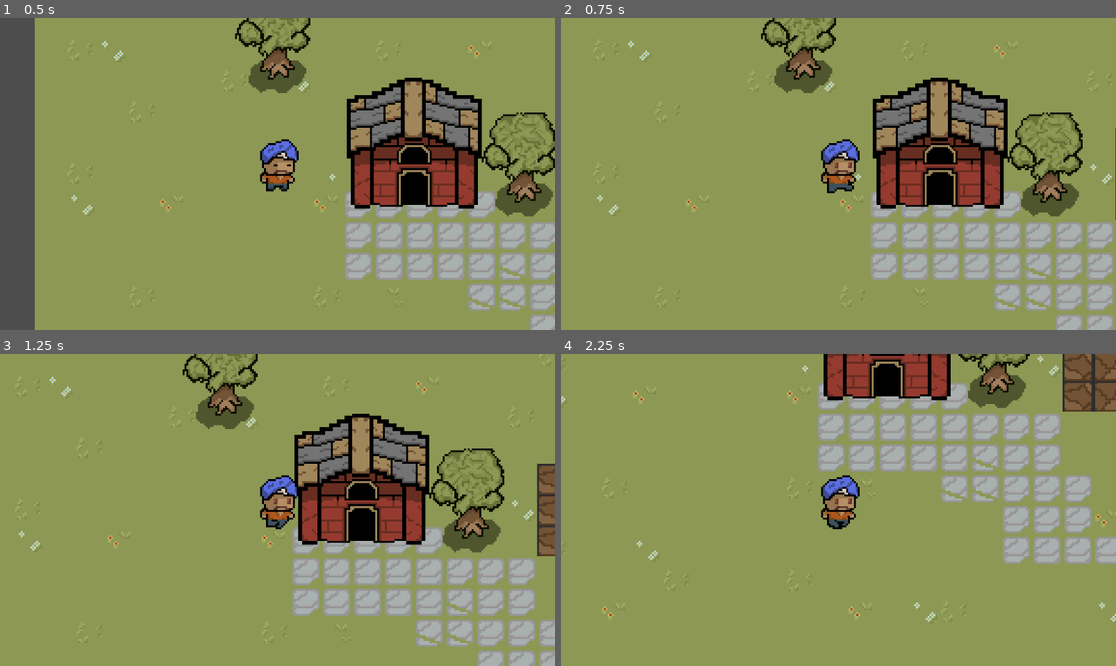
Above: before the commit, frames 1-4 (two rows, left to right).
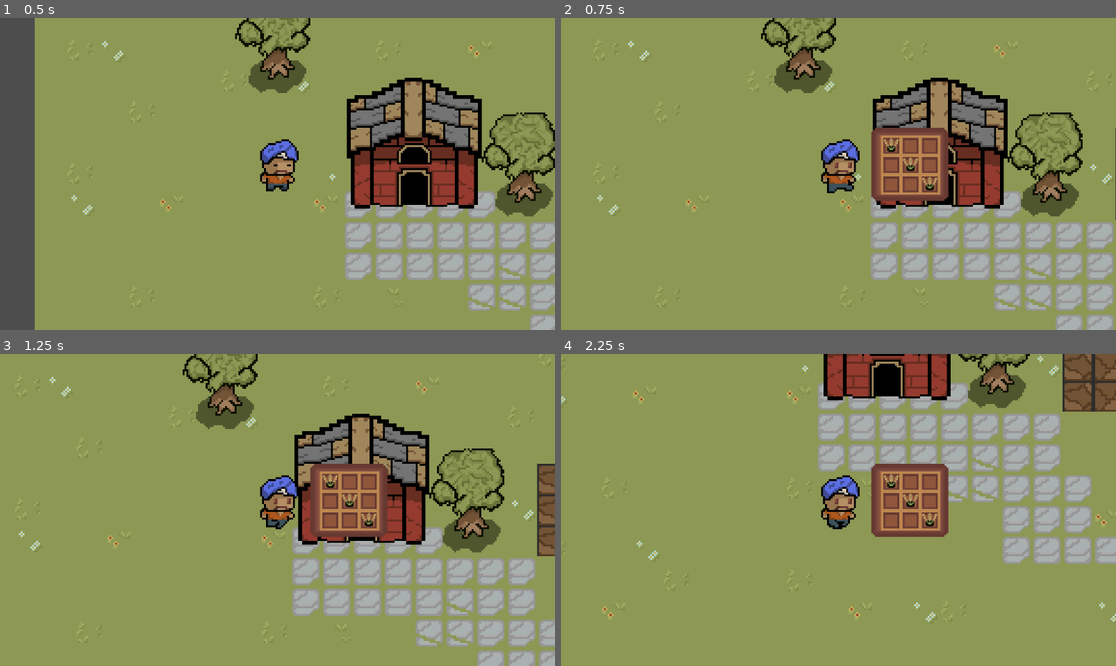
Above: after the commit, the same moments.

Repository: MrWizz305/SpookyPests
Game: Godot game, scene res://scenes/game.tscn
Two runs of this game, one before a commit and one after it. Both use one fixed random seed, a clock stepped at 60 frames per second and the inputs below.
Inputs (mouse positions are in pixels of both pictures, inside the frame that each line leads up to):
- Up to frame 1 (0.5 s): no input
- Up to frame 2 (0.75 s): tap Enter at 0.5 s; move the mouse to (960, 158) at 0.52 s; hold Right (right) from 0.53 s (still down); tap E (e, bound only after the commit) at 0.6 s; click (960, 158) at 0.67 s
- Up to frame 3 (1.25 s): keep holding Right (right)
- Up to frame 4 (2.25 s): tap Space at 1.25 s; move the mouse to (727, 525) at 1.27 s; release Right (right) at 1.28 s; hold Down (down) 1.28-2.03 s; tap E (e, bound only after the commit) at 1.35, 2.1 s; click (727, 525) at 1.42 s; move the mouse to (894, 441) at 2.02 s; hold Right (right) from 2.03 s (still down); click (894, 441) at 2.17 s

Frame 1 is identical in both runs. In frame 2, 3.0% of the frame differs, in the area x 55-70%, y 35-59%; in frame 3, 2.8%; in frame 4, 3.2%.

Commit message:
added ghosts and day and night cycle

Diff:
--- /dev/null
+++ b/Inventory/Item/AdultWheat.tres
@@ -0,0 +1,10 @@
+[gd_resource type="Resource" script_class="InvItem" load_steps=3 format=3 uid="uid://c7qver5v0dus5"]
+
+[ext_resource type="Script" uid="uid://suro61rpv3tt" path="res://Inventory/inventory_item.gd" id="1_h3va6"]
+[ext_resource type="Texture2D" uid="uid://bevupse47brsr" path="res://assets/AdultWheatCrop.png" id="2_xdoi4"]
+
+[resource]
+script = ExtResource("1_h3va6")
+name = "AdultWheat"
+texture = ExtResource("2_xdoi4")
+metadata/_custom_type_script = "uid://suro61rpv3tt"
--- /dev/null
+++ b/Inventory/inv_slot_ui.gd
@@ -0,0 +1,11 @@
+extends Panel
+
+
+@onready var item_visual: Sprite2D= $CenterContainer/Panel/item_display
+
+func update(item: InvItem):
+	if !item:
+		item_visual.visible=false
+	else:
+		item_visual.visible=true
+		item_visual.texture=item.texture
--- /dev/null
+++ b/Inventory/inv_slot_ui.tscn
@@ -0,0 +1,30 @@
+[gd_scene load_steps=3 format=3 uid="uid://cqt514o6stura"]
+
+[ext_resource type="Texture2D" uid="uid://clea7ncvublj3" path="res://assets/cozySingh(inventory slot).png" id="1_j3wrx"]
+[ext_resource type="Script" uid="uid://boe2gm67ylgtd" path="res://Inventory/inv_slot_ui.gd" id="1_mwfa6"]
+
+[node name="Inv_Slot_UI" type="Panel"]
+self_modulate = Color(1, 1, 1, 0)
+texture_filter = 1
+custom_minimum_size = Vector2(9, 9)
+offset_right = 11.0
+offset_bottom = 11.0
+script = ExtResource("1_mwfa6")
+
+[node name="Sprite2D" type="Sprite2D" parent="."]
+scale = Vector2(1.2, 1.2)
+texture = ExtResource("1_j3wrx")
+centered = false
+
+[node name="CenterContainer" type="CenterContainer" parent="."]
+custom_minimum_size = Vector2(11, 11)
+layout_mode = 0
+offset_right = 11.0
+offset_bottom = 11.0
+
+[node name="Panel" type="Panel" parent="CenterContainer"]
+layout_mode = 2
+
+[node name="item_display" type="Sprite2D" parent="CenterContainer/Panel"]
+position = Vector2(0.7, 0)
+scale = Vector2(0.6, 0.6)
--- /dev/null
+++ b/Inventory/inv_ui.gd
@@ -0,0 +1,25 @@
+extends Control
+@onready var inv:Inv =preload("res://Inventory/playerInv.tres")
+@onready var slots: Array = $NinePatchRect/GridContainer.get_children()
+
+var is_open =false
+
+func _ready():
+	update_slots()
+	close()
+func update_slots():
+	for i in range(min(inv.items.size(),slots.size())):
+		slots[i].update(inv.items[i])
+func _process(delta):
+	if Input.is_action_just_pressed("e"):
+		if is_open:
+			close()
+		else:
+			open()
+
+func open():
+	visible = true
+	is_open = true
+func close():
+	visible=false
+	is_open=false
--- /dev/null
+++ b/Inventory/inv_ui.tscn
@@ -0,0 +1,68 @@
+[gd_scene load_steps=4 format=3 uid="uid://tjbougvcni48"]
+
+[ext_resource type="Script" uid="uid://cbfnknmuasvq3" path="res://Inventory/inv_ui.gd" id="1_605em"]
+[ext_resource type="Texture2D" uid="uid://jmqq75vfeeiu" path="res://assets/cozySingh(inventory background).png" id="2_actet"]
+[ext_resource type="PackedScene" uid="uid://cqt514o6stura" path="res://Inventory/inv_slot_ui.tscn" id="3_ltxgc"]
+
+[node name="Inv_UI" type="Control"]
+custom_minimum_size = Vector2(40, 38)
+layout_mode = 3
+anchors_preset = 0
+offset_right = 40.0
+offset_bottom = 38.0
+script = ExtResource("1_605em")
+
+[node name="NinePatchRect" type="NinePatchRect" parent="."]
+texture_filter = 1
+layout_mode = 0
+offset_right = 40.0
+offset_bottom = 38.0
+texture = ExtResource("2_actet")
+patch_margin_left = 6
+patch_margin_top = 6
+patch_margin_right = 6
+patch_margin_bottom = 6
+
+[node name="GridContainer" type="GridContainer" parent="NinePatchRect"]
+layout_mode = 1
+anchors_preset = 8
+anchor_left = 0.5
+anchor_top = 0.5
+anchor_right = 0.5
+anchor_bottom = 0.5
+offset_left = -15.0
+offset_top = -15.0
+offset_right = 15.0
+offset_bottom = 16.0
+grow_horizontal = 2
+grow_vertical = 2
+theme_override_constants/h_separation = 1
+theme_override_constants/v_separation = 1
+columns = 3
+
+[node name="Inv_Slot_UI" parent="NinePatchRect/GridContainer" instance=ExtResource("3_ltxgc")]
+layout_mode = 2
+
+[node name="Inv_Slot_UI2" parent="NinePatchRect/GridContainer" instance=ExtResource("3_ltxgc")]
+layout_mode = 2
+
+[node name="Inv_Slot_UI3" parent="NinePatchRect/GridContainer" instance=ExtResource("3_ltxgc")]
+layout_mode = 2
+
+[node name="Inv_Slot_UI4" parent="NinePatchRect/GridContainer" instance=ExtResource("3_ltxgc")]
+layout_mode = 2
+
+[node name="Inv_Slot_UI5" parent="NinePatchRect/GridContainer" instance=ExtResource("3_ltxgc")]
+layout_mode = 2
+
+[node name="Inv_Slot_UI6" parent="NinePatchRect/GridContainer" instance=ExtResource("3_ltxgc")]
+layout_mode = 2
+
+[node name="Inv_Slot_UI7" parent="NinePatchRect/GridContainer" instance=ExtResource("3_ltxgc")]
+layout_mode = 2
+
+[node name="Inv_Slot_UI8" parent="NinePatchRect/GridContainer" instance=ExtResource("3_ltxgc")]
+layout_mode = 2
+
+[node name="Inv_Slot_UI9" parent="NinePatchRect/GridContainer" instance=ExtResource("3_ltxgc")]
+layout_mode = 2
--- /dev/null
+++ b/Inventory/inventory.gd
@@ -0,0 +1,5 @@
+extends Resource
+
+class_name Inv
+
+@export var items: Array[InvItem]
--- /dev/null
+++ b/Inventory/inventory_item.gd
@@ -0,0 +1,7 @@
+extends Resource
+
+class_name InvItem
+
+
+@export var name: String = ""
+@export var texture:Texture2D
--- /dev/null
+++ b/Inventory/playerInv.tres
@@ -0,0 +1,10 @@
+[gd_resource type="Resource" script_class="Inv" load_steps=4 format=3 uid="uid://bfbfsfqknpmfa"]
+
+[ext_resource type="Script" uid="uid://suro61rpv3tt" path="res://Inventory/inventory_item.gd" id="1_ksk25"]
+[ext_resource type="Resource" uid="uid://c7qver5v0dus5" path="res://Inventory/Item/AdultWheat.tres" id="2_8j7sk"]
+[ext_resource type="Script" uid="uid://bgsb1tj2pw7uv" path="res://Inventory/inventory.gd" id="3_ksk25"]
+
+[resource]
+script = ExtResource("3_ksk25")
+items = Array[ExtResource("1_ksk25")]([ExtResource("2_8j7sk"), null, null, null, ExtResource("2_8j7sk"), null, null, null, ExtResource("2_8j7sk")])
+metadata/_custom_type_script = "uid://bgsb1tj2pw7uv"
--- a/project.godot
+++ b/project.godot
@@ -46,3 +46,8 @@
 "events": [null, Object(InputEventMouseButton,"resource_local_to_scene":false,"resource_name":"","device":-1,"window_id …(259 unchanged characters)…
 ]
 }
+e={
+"deadzone": 0.2,
+"events": [Object(InputEventKey,"resource_local_to_scene":false,"resource_name":"","device":-1,"window_id":0,"alt_pressed":false,"shift_pressed":false,"ctrl_pressed":false,"meta_pressed":false,"pressed":false,"keycode":0,"physical_keycode":69,"key_label":0,"unicode":101,"location":0,"echo":false,"script":null)
+]
+}
--- a/scenes/Newcrop.tscn
+++ b/scenes/Newcrop.tscn
@@ -3,7 +3,7 @@
 [ext_resource type="Script" uid="uid://dfgckh8pmmwxv" path="res://scripts/new_crop.gd" id="1_b0iku"]
 [ext_resource type="Texture2D" uid="uid://knht4rihlj1m" path="res://assets/cozySingh(world).png" id="2_rnwwq"]
 
-[node name="Crop" type="Node2D"]
+[node name="Crop" type="Node2D" groups=["Crops"]]
 script = ExtResource("1_b0iku")
 
 [node name="Sprite2D" type="Sprite2D" parent="."]
--- a/scenes/character_body_2d.gd
+++ b/scenes/character_body_2d.gd
@@ -2,7 +2,7 @@
 @export var speed=100
 @onready var animated_sprite=$AnimatedSprite2D
 var player=null
-
+@export var inv: Inv
 
 
 
--- a/scenes/game.tscn
+++ b/scenes/game.tscn
@@ -1,8 +1,11 @@
-[gd_scene load_steps=8 format=3 uid="uid://c8lfc37iudsee"]
+[gd_scene load_steps=11 format=3 uid="uid://c8lfc37iudsee"]
 
+[ext_resource type="Script" path="res://scripts/DayNNight.gd" id="1_iywne"]
 [ext_resource type="PackedScene" uid="uid://cbnnx36ojf3u2" path="res://scenes/player.tscn" id="1_uwrxv"]
 [ext_resource type="Texture2D" uid="uid://knht4rihlj1m" path="res://assets/cozySingh(world).png" id="2_yqjtg"]
 [ext_resource type="PackedScene" uid="uid://ce7hcr7fmem2r" path="res://scenes/new_planting_spot.tscn" id="3_lnu2h"]
+[ext_resource type="PackedScene" uid="uid://bm7i8ndijjxsk" path="res://scenes/ghost.tscn" id="5_p57ef"]
+[ext_resource type="Script" path="res://scripts/ghost_spawner.gd" id="6_p57ef"]
 
 [sub_resource type="TileSetAtlasSource" id="TileSetAtlasSource_lnu2h"]
 texture = ExtResource("2_yqjtg")
@@ -70,7 +73,9 @@
 physics_layer_0/collision_layer = 1
 sources/1 = SubResource("TileSetAtlasSource_iywne")
 
-[node name="game" type="Node2D"]
+[node name="game" type="Node2D" node_paths=PackedStringArray("overlay")]
+script = ExtResource("1_iywne")
+overlay = NodePath("ColorRect")
 
 [node name="Player" parent="." instance=ExtResource("1_uwrxv")]
 z_index = 5
@@ -93,3 +98,64 @@
 [node name="NewPlantingSpot" parent="." instance=ExtResource("3_lnu2h")]
 position = Vector2(247.00002, 8)
 scale = Vector2(0.17, 0.17)
+
+[node name="NewPlantingSpot2" parent="." instance=ExtResource("3_lnu2h")]
+position = Vector2(247.00002, -7.999998)
+scale = Vector2(0.17, 0.17)
+
+[node name="NewPlantingSpot3" parent="." instance=ExtResource("3_lnu2h")]
+position = Vector2(231.00002, -8)
+scale = Vector2(0.17, 0.17)
+
+[node name="NewPlantingSpot4" parent="." instance=ExtResource("3_lnu2h")]
+position = Vector2(215.00002, -8)
+scale = Vector2(0.17, 0.17)
+
+[node name="NewPlantingSpot5" parent="." instance=ExtResource("3_lnu2h")]
+position = Vector2(199, -8)
+scale = Vector2(0.17, 0.17)
+
+[node name="NewPlantingSpot6" parent="." instance=ExtResource("3_lnu2h")]
+position = Vector2(199.00002, 7.999998)
+scale = Vector2(0.17, 0.17)
+
+[node name="NewPlantingSpot7" parent="." instance=ExtResource("3_lnu2h")]
+position = Vector2(215.00002, 8)
+scale = Vector2(0.17, 0.17)
+
+[node name="NewPlantingSpot8" parent="." instance=ExtResource("3_lnu2h")]
+position = Vector2(231, 8)
+scale = Vector2(0.17, 0.17)
+
+[node name="NewPlantingSpot9" parent="." instance=ExtResource("3_lnu2h")]
+position = Vector2(200, 23.999998)
+scale = Vector2(0.17, 0.17)
+
+[node name="NewPlantingSpot10" parent="." instance=ExtResource("3_lnu2h")]
+position = Vector2(216.00002, 24.000002)
+scale = Vector2(0.17, 0.17)
+
+[node name="NewPlantingSpot11" parent="." instance=ExtResource("3_lnu2h")]
+position = Vector2(231, 23.999998)
+scale = Vector2(0.17, 0.17)
+
+[node name="NewPlantingSpot12" parent="." instance=ExtResource("3_lnu2h")]
+position = Vector2(247, 23.999998)
+scale = Vector2(0.17, 0.17)
+
+[node name="ColorRect" type="ColorRect" parent="."]
+visibility_layer = 512
+offset_left = -280.0
+offset_top = -186.0
+offset_right = 499.0
+offset_bottom = 294.0
+mouse_filter = 2
+color = Color(0, 0.06666667, 0.2, 0.6666667)
+
+[node name="GhostSpawner" type="Node2D" parent="." node_paths=PackedStringArray("player")]
+script = ExtResource("6_p57ef")
+ghost_scene = ExtResource("5_p57ef")
+player = NodePath("../Player")
+
+[connection signal="day_started" from="." to="GhostSpawner" method="_on_game_day_started"]
+[connection signal="night_started" from="." to="GhostSpawner" method="_on_game_night_started"]
--- /dev/null
+++ b/scenes/ghost.tscn
@@ -0,0 +1,109 @@
+[gd_scene load_steps=14 format=3 uid="uid://bm7i8ndijjxsk"]
+
+[ext_resource type="Script" path="res://scripts/ghost.gd" id="1_l5lq6"]
+[ext_resource type="Texture2D" uid="uid://ht8wt78axxre" path="res://assets/cozySingh(ghost).png" id="2_l5lq6"]
+
+[sub_resource type="AtlasTexture" id="AtlasTexture_bbnym"]
+atlas = ExtResource("2_l5lq6")
+region = Rect2(0, 64, 32, 32)
+
+[sub_resource type="AtlasTexture" id="AtlasTexture_veat2"]
+atlas = ExtResource("2_l5lq6")
+region = Rect2(32, 64, 32, 32)
+
+[sub_resource type="AtlasTexture" id="AtlasTexture_5mfnq"]
+atlas = ExtResource("2_l5lq6")
+region = Rect2(64, 64, 32, 32)
+
+[sub_resource type="AtlasTexture" id="AtlasTexture_lv6vd"]
+atlas = ExtResource("2_l5lq6")
+region = Rect2(0, 32, 32, 32)
+
+[sub_resource type="AtlasTexture" id="AtlasTexture_sv5gc"]
+atlas = ExtResource("2_l5lq6")
+region = Rect2(32, 32, 32, 32)
+
+[sub_resource type="AtlasTexture" id="AtlasTexture_wj1r3"]
+atlas = ExtResource("2_l5lq6")
+region = Rect2(64, 32, 32, 32)
+
+[sub_resource type="AtlasTexture" id="AtlasTexture_seks5"]
+atlas = ExtResource("2_l5lq6")
+region = Rect2(0, 0, 32, 32)
+
+[sub_resource type="AtlasTexture" id="AtlasTexture_4pqta"]
+atlas = ExtResource("2_l5lq6")
+region = Rect2(32, 0, 32, 32)
+
+[sub_resource type="AtlasTexture" id="AtlasTexture_ok4sd"]
+atlas = ExtResource("2_l5lq6")
+region = Rect2(64, 0, 32, 32)
+
+[sub_resource type="SpriteFrames" id="SpriteFrames_o57ao"]
+animations = [{
+"frames": [{
+"duration": 1.0,
+"texture": SubResource("AtlasTexture_bbnym")
+}, {
+"duration": 1.0,
+"texture": SubResource("AtlasTexture_veat2")
+}, {
+"duration": 1.0,
+"texture": SubResource("AtlasTexture_5mfnq")
+}],
+"loop": true,
+"name": &"Attack",
+"speed": 4.0
+}, {
+"frames": [{
+"duration": 1.0,
+"texture": SubResource("AtlasTexture_lv6vd")
+}, {
+"duration": 1.0,
+"texture": SubResource("AtlasTexture_sv5gc")
+}, {
+"duration": 1.0,
+"texture": SubResource("AtlasTexture_wj1r3")
+}],
+"loop": true,
+"name": &"Walking",
+"speed": 5.0
+}, {
+"frames": [{
+"duration": 1.0,
+"texture": SubResource("AtlasTexture_seks5")
+}, {
+"duration": 1.0,
+"texture": SubResource("AtlasTexture_4pqta")
+}, {
+"duration": 1.0,
+"texture": SubResource("AtlasTexture_ok4sd")
+}],
+"loop": true,
+"name": &"idle",
+"speed": 3.0
+}]
+
+[sub_resource type="CapsuleShape2D" id="CapsuleShape2D_veat2"]
+radius = 192.3077
+height = 415.38464
+
+[node name="Ghost" type="CharacterBody2D" groups=["Ghosts"]]
+scale = Vector2(0.6, 0.6)
+collision_layer = 64
+collision_mask = 0
+script = ExtResource("1_l5lq6")
+
+[node name="AnimatedSprite2D" type="AnimatedSprite2D" parent="."]
+z_index = 4
+texture_filter = 1
+position = Vector2(1.1920929e-07, 2.3841858e-07)
+scale = Vector2(2.4146876, 2.0947502)
+sprite_frames = SubResource("SpriteFrames_o57ao")
+animation = &"idle"
+autoplay = "idle"
+
+[node name="CollisionShape2D" type="CollisionShape2D" parent="."]
+position = Vector2(0, -3)
+scale = Vector2(0.13, 0.13)
+shape = SubResource("CapsuleShape2D_veat2")
--- a/scenes/player.tscn
+++ b/scenes/player.tscn
@@ -1,8 +1,10 @@
-[gd_scene load_steps=14 format=3 uid="uid://cbnnx36ojf3u2"]
+[gd_scene load_steps=16 format=3 uid="uid://cbnnx36ojf3u2"]
 
 [ext_resource type="Texture2D" uid="uid://ddgp11tjhj25p" path="res://assets/cozySingh(idle).png" id="1_g2els"]
 [ext_resource type="Script" uid="uid://bp4ob5aje5fus" path="res://scenes/character_body_2d.gd" id="1_qhqgy"]
+[ext_resource type="Resource" uid="uid://bfbfsfqknpmfa" path="res://Inventory/playerInv.tres" id="2_dqkch"]
 [ext_resource type="Texture2D" uid="uid://carvx086thk1s" path="res://assets/cozySingh(walk).png" id="2_qhqgy"]
+[ext_resource type="PackedScene" uid="uid://tjbougvcni48" path="res://Inventory/inv_ui.tscn" id="5_qlg0r"]
 
 [sub_resource type="AtlasTexture" id="AtlasTexture_qhqgy"]
 atlas = ExtResource("1_g2els")
@@ -80,6 +82,7 @@
 [node name="CharacterBody2D" type="CharacterBody2D" parent="."]
 position = Vector2(24, -1)
 script = ExtResource("1_qhqgy")
+inv = ExtResource("2_dqkch")
 
 [node name="AnimatedSprite2D" type="AnimatedSprite2D" parent="CharacterBody2D"]
 texture_filter = 1
@@ -87,7 +90,7 @@
 sprite_frames = SubResource("SpriteFrames_3v2ag")
 animation = &"idle"
 autoplay = "idle"
-frame_progress = 0.746109
+frame_progress = 0.31586552
 
 [node name="CollisionShape2D" type="CollisionShape2D" parent="CharacterBody2D"]
 position = Vector2(-24.000004, 3.999998)
@@ -97,3 +100,9 @@
 [node name="Camera2D" type="Camera2D" parent="CharacterBody2D"]
 position = Vector2(-24, 4)
 zoom = Vector2(4, 4)
+
+[node name="Inv_UI" parent="CharacterBody2D" instance=ExtResource("5_qlg0r")]
+offset_left = -7.0
+offset_top = -20.0
+offset_right = 33.0
+offset_bottom = 18.0
--- /dev/null
+++ b/scripts/DayNNight.gd
@@ -0,0 +1,57 @@
+extends Node2D
+
+@export var day_length: float = 20
+@export var night_start: float = 1.0 / 3.0
+@export var night_end: float = 2.0 / 3.0
+@export var darkness: int = 170
+@export var overlay: ColorRect
+
+var t: float = 0.0
+var is_night: bool = false
+
+signal night_started
+signal day_started
+
+var was_night := false
+
+
+var fade_ratio: float = 0.05
+
+func _process(delta: float) -> void:
+	t = fmod(t + delta / day_length, 1.0)
+
+	var alpha := overlay.color.a
+	var night_alpha := float(darkness) / 255.0
+
+	if t > night_start and t < night_end:
+		is_night = true
+		var fade_in_end := night_start + (night_end - night_start) * fade_ratio
+		var fade_out_start := night_end - (night_end - night_start) * fade_ratio
+
+		if t < fade_in_end:
+
+			var progress := (t - night_start) / (fade_in_end - night_start)
+			alpha = lerp(0.0, night_alpha, clamp(progress, 0.0, 1.0))
+		elif t > fade_out_start:
+
+			var progress := (t - fade_out_start) / (night_end - fade_out_start)
+			alpha = lerp(night_alpha, 0.0, clamp(progress, 0.0, 1.0))
+		else:
+
+			alpha = night_alpha
+
+	elif t >= night_end:
+		is_night = false
+		alpha = 0.0
+	else:
+		is_night = false
+		alpha = 0.0
+
+	overlay.color.a = alpha
+
+	if is_night and not was_night:
+		emit_signal("night_started")
+	elif not is_night and was_night:
+		emit_signal("day_started")
+
+	was_night = is_night
--- /dev/null
+++ b/scripts/ghost.gd
@@ -0,0 +1,73 @@
+extends CharacterBody2D
+@onready var anim: AnimatedSprite2D = $AnimatedSprite2D
+
+@export var speed := 50.0
+var target_crop: Node2D = null
+
+const SPEED = 300.0
+const JUMP_VELOCITY = -400.0
+
+func _on_body_entered(body):
+	if body.is_in_group("crops"):
+		body.being_attacked = true
+
+func _on_body_exited(body):
+	if body.is_in_group("crops"):
+		body.being_attacked = false
+
+
+func _ready():
+	add_to_group("Ghosts")
+	find_nearest_crop()
+
+
+func _physics_process(_delta: float) -> void:
+	if not is_instance_valid(target_crop) or (target_crop and not target_crop.alive):
+		find_nearest_crop()
+		velocity = Vector2.ZERO
+
+		if anim.animation!='idle':
+			anim.play('idle')
+
+		return
+	var direction= (target_crop.global_position-global_position)
+	var distance= direction.length()
+
+	if distance > 10:
+		velocity = direction.normalized() * speed
+		move_and_slide()
+		if anim:
+			anim.flip_h = direction.x < 0
+		if anim.animation!= 'Walking':
+			anim.play('Walking')
+	elif distance <=10 and target_crop:
+		velocity = Vector2.ZERO
+		attack_crop()
+		if anim.animation!= 'Attack':
+			anim.play('Attack')
+	else:
+		velocity= Vector2.ZERO
+		if anim.animation!= 'idle':
+			anim.play('idle')
+
+
+func attack_crop():
+	if target_crop and is_instance_valid(target_crop):
+		if "being_attacked" in target_crop:
+			target_crop.being_attacked=true
+func find_nearest_crop():
+	var crops = get_tree().get_nodes_in_group("crops")
+	if crops.size() == 0:
+		target_crop = null
+		return
+
+	var closest = crops[0]
+	var best_dist = global_position.distance_to(closest.global_position)
+
+	for c in crops:
+		var d = global_position.distance_to(c.global_position)
+		if d < best_dist:
+			best_dist = d
+			closest = c
+
+	target_crop = closest
--- /dev/null
+++ b/scripts/ghost_spawner.gd
@@ -0,0 +1,37 @@
+extends Node2D
+
+@export var crops_per_ghost=3
+@export var ghost_scene: PackedScene
+@export var player: Node2D
+@export var spawn_radius: float = 500.0
+@export var min_spawn_distance: float = 200.0
+
+func spawn_ghosts():
+
+	var crops= get_tree().get_nodes_in_group("crops")
+
+	if crops.is_empty():
+		print("no crops, no ghosts")
+		return
+	var num_ghosts = int(ceil(float(crops.size()) / crops_per_ghost))
+	num_ghosts=max(1,num_ghosts)
+	print("Spawning", num_ghosts, "ghosts for", crops)
+	for i in range (num_ghosts):
+		var ghost= ghost_scene.instantiate()
+		var angle= randf() * TAU
+		var distance= randf_range(min_spawn_distance, spawn_radius)
+		var offset= Vector2(cos(angle), sin(angle))*distance
+		ghost.global_position = player.global_position + offset
+		get_tree().current_scene.add_child(ghost)
+
+
+
+func _on_game_night_started() -> void:
+	print("The pests are back, defend your crops!")
+	spawn_ghosts()
+
+
+func _on_game_day_started() -> void:
+	print("The sun is coming up, the ghosts are vanishing")
+	for ghost in get_tree().get_nodes_in_group("Ghosts"):
+		ghost.queue_free()
--- a/scripts/new_crop.gd
+++ b/scripts/new_crop.gd
@@ -1,9 +1,16 @@
 extends Node2D
 @onready var sprite = $Sprite2D
+
+
+
 
 const time_to_mature= 120
 var time_planted=0
 var mature=false
+var alive=true
+var being_attacked=false
+var attack_time=0
+var stage:= 'baby'
 
 const baby_coords=Rect2(303.023, 8.286, 12.502, 12.502)
 const adult_coords=Rect2(317.626, 7.27, 15.405, 15.405)
@@ -11,12 +18,43 @@
 func _ready():
 	sprite.region_rect = baby_coords
 	sprite.region_enabled = true
+	if not is_in_group("crops"):
+		add_to_group("crops")
+		print(name, "added to group 'crops'")
 
 func _process(delta):
+	if not alive:
+		return
 	if not mature:
 		time_planted += delta
 		if time_planted >= time_to_mature:
 			age()
+	if being_attacked and alive:
+		attack_time+=delta
+
+		if mature:
+			if (attack_time < 5.0):
+				sprite.region_rect=adult_coords
+			elif attack_time < 12.0:
+				sprite.region_rect=baby_coords
+			else:
+				die()
+		else:
+			if attack_time > 7.0:
+				die()
+	elif not being_attacked and attack_time > 0:
+		attack_time -= delta * 2
+		if attack_time < 0:
+			attack_time = 0
+
+		if attack_time < 5.0:
+			sprite.region_rect = adult_coords
+		elif attack_time < 12.0:
+			sprite.region_rect = baby_coords
+	else:
+		attack_time=0
+
+
 
 func age():
 	mature=true
@@ -30,3 +68,10 @@
 	elif not mature:
 		print("nuh uh")
 		return false
+
+func die():
+	alive=false
+	being_attacked=false
+	if get_parent().has_method("on_crop_died"):
+		get_parent().on_crop_died()
+	queue_free()
--- a/scripts/planting_spot.gd
+++ b/scripts/planting_spot.gd
@@ -6,14 +6,18 @@
 	return true
 
 var current_crop=null
+
+
 func plant():
 	if can_plant():
 		if has_crop:
 			return
 		else:
 			current_crop = crop_scene.instantiate()
-			get_parent().add_child(current_crop)
-			current_crop.global_position = global_position
+			add_child(current_crop)
+			current_crop.position = Vector2.ZERO
+			current_crop.scale= Vector2.ONE/global_scale
+			current_crop.global_position= global_position
 			has_crop = true
 			print("Seed has been planted and removed from inventory")
 	else:
@@ -28,7 +32,10 @@
 		print("Crop harvested")
 	else:
 		pass
-func _on_input_event(viewport, event, shape_idx):
+func on_crop_died():
+	has_crop=false
+func _on_input_event(_viewport, event, _shape_idx):
+	print("received input")
 	if event is InputEventMouseButton and event.button_index==MOUSE_BUTTON_LEFT and event.pressed:
 		if has_crop:
 			harvest_crop()
Not shown, added: Inventory/inv_slot_ui.gd.uid
Not shown, added: Inventory/inv_ui.gd.uid
Not shown, added: Inventory/inventory.gd.uid
Not shown, added: Inventory/inventory_item.gd.uid
Binary file added: assets/AdultWheatCrop.png
Not shown, added: assets/AdultWheatCrop.png.import
Binary file added: assets/BabyWheatCrop.png
Not shown, added: assets/BabyWheatCrop.png.import
Binary file added: assets/Sprite-0019.png
Not shown, added: assets/Sprite-0019.png.import
Binary file added: assets/cozySingh(ghost).png
Not shown, added: assets/cozySingh(ghost).png.import
(and 7 more such lines)
